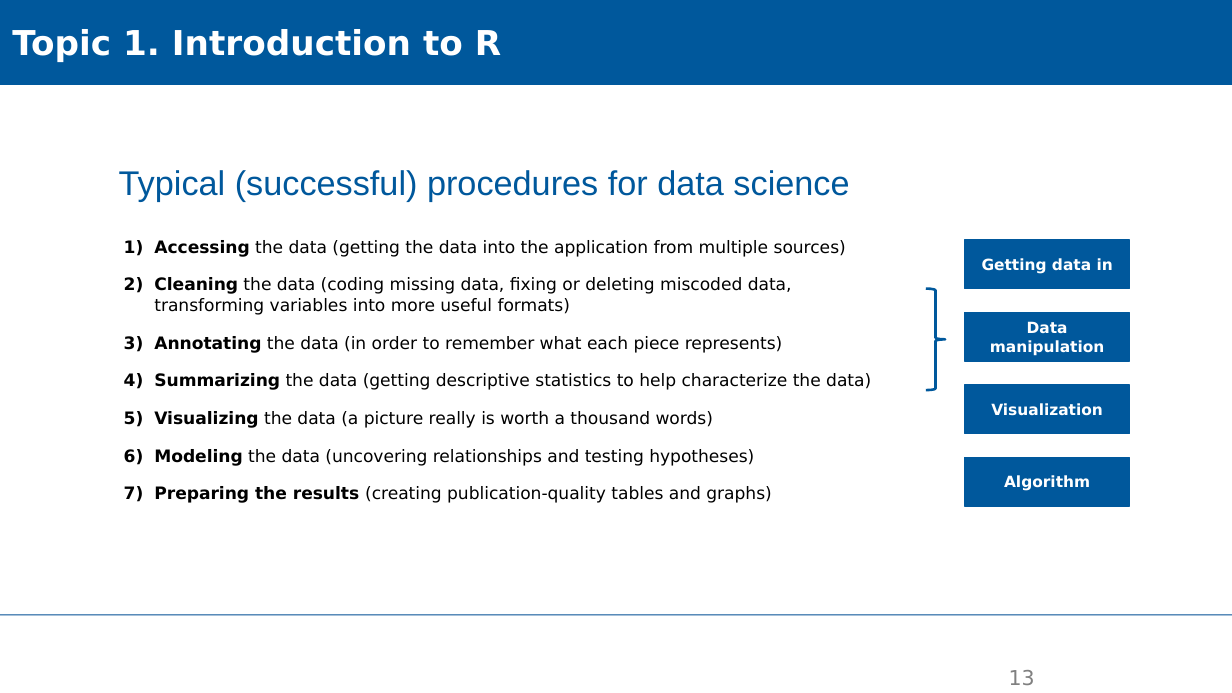
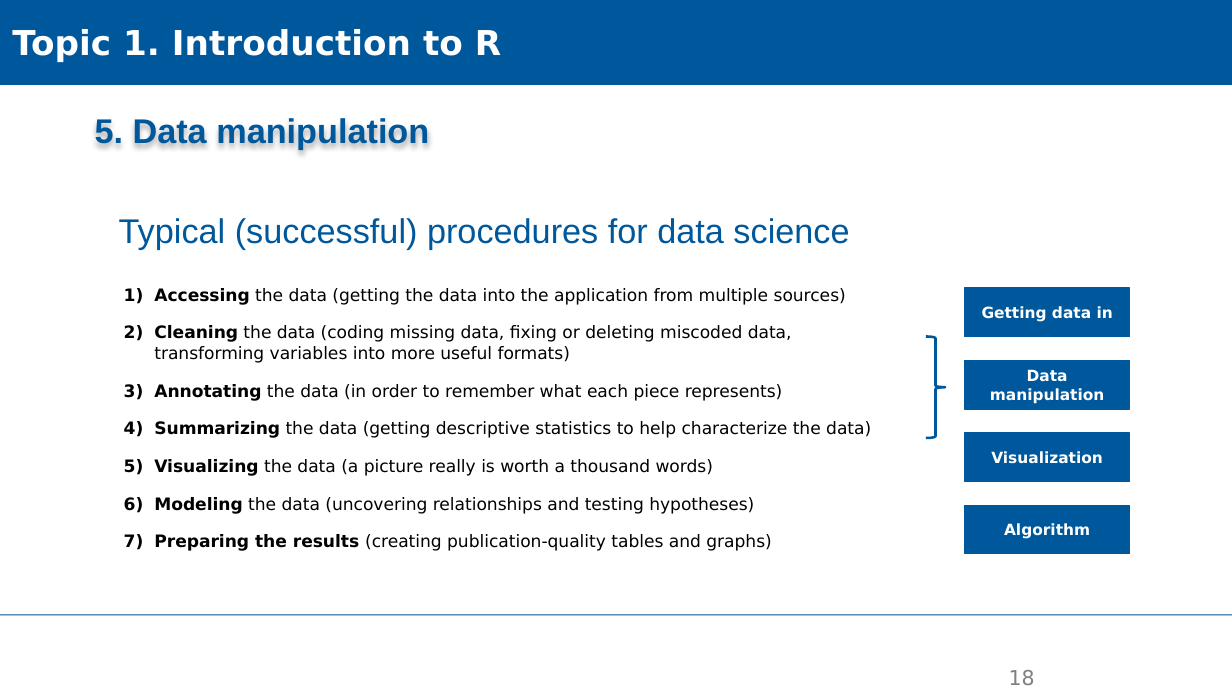
Before and after one commit to XiaoxiangGuanGFZ/FloodRiskSeminar, a slide deck: slide 18 of slides/FRS_exercise_R.pptx (slide 13 before the commit). Drawn at 1232x693 pixels with LibreOffice and Linux fonts; fonts in the diff are those of the drawing; background and template pictures are left out. Boxes give left, top, right and bottom in pixels: in the first picture for what was removed or moved away, otherwise in the second. Text is boxed around its words. In the diff, an @@ line names an element or a change of style, - is before the commit and + after.

```diff
--- a/slides/FRS_exercise_R.pptx
+++ b/slides/FRS_exercise_R.pptx
@@ text added at [95,116,429,150], 20 pt, text #00589C, bold @@
+5. Data manipulation
@@ 3 rectangles, 2 texts, 1 right brace: place and size @@
-3 rectangles, 2 texts, 1 right brace at [119,170,1130,505]
+3 rectangles, 2 texts, 1 right brace at [119,218,1130,553]
@@ rectangle "Visualization": place and size @@
-rectangle "Visualization" at [965,386,1130,434]
+rectangle "Visualization" at [965,432,1130,480]
@@ page number at [1009,670,1035,685]: text changed @@
-13
+18
```
Also in this commit, not shown: 1 other slide changed, 10 slides added, 3 other files.
